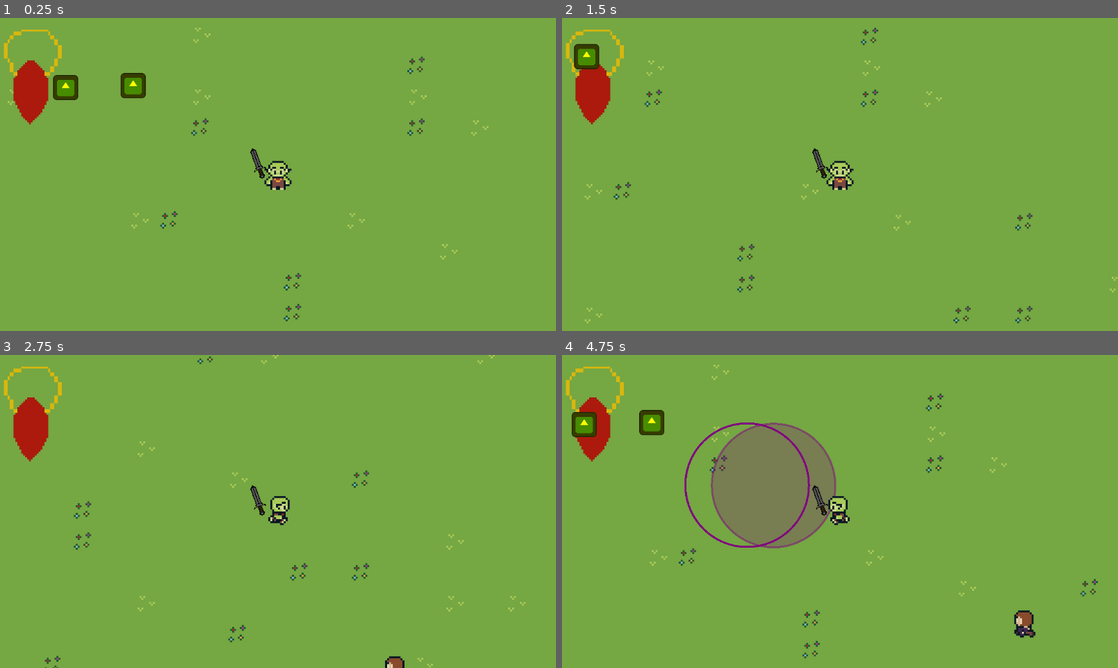
Above: before the commit, frames 1-4 (two rows, left to right).
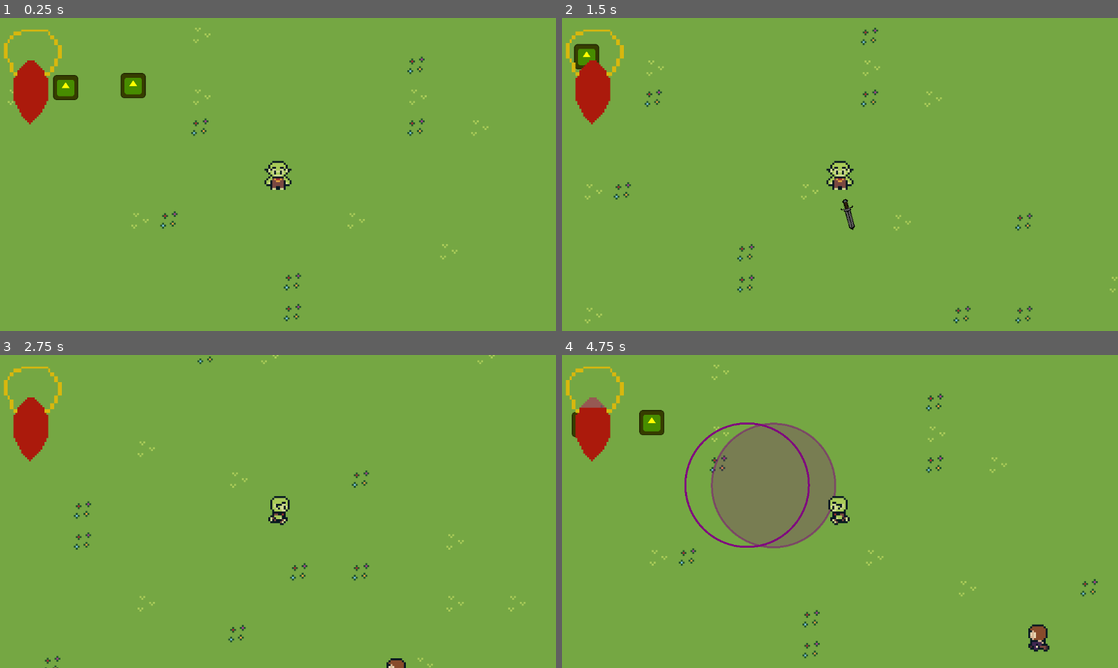
Above: after the commit, the same moments.

Repository: xstron/PSGJ15
Game: Godot game, scene res://Scenes/main.tscn
Same seed, same stepped clock (60 frames per second), same inputs: the game is played once before the commit and once after it. The engine's default icon, where the game draws it, is replaced by a stand-in: a white triangle on a blue panel in a dark square.
Inputs (mouse positions are in pixels of both pictures, inside the frame that each line leads up to):
- Up to frame 1 (0.25 s): no input
- Up to frame 2 (1.5 s): tap Enter at 0.5 s; move the mouse to (962, 158) at 0.52 s; press the mouse at (962, 158) at 0.53 s; hold D (Right) 0.53-1.28 s; tap Space (Attack, bound only after the commit) at 0.8, 1.35 s; move the mouse to (728, 190) at 1.27 s; release the mouse at (728, 190) at 1.28 s; hold S (Down) from 1.28 s (still down)
- Up to frame 3 (2.75 s): click (166, 527) at 1.55 s; move the mouse to (333, 442) at 2.02 s; release S (Down) at 2.03 s; hold D (Right) from 2.03 s (still down); hold E (Interact) from 2.03 s (still down); tap Space (Attack, bound only after the commit) at 2.3 s
- Up to frame 4 (4.75 s): move the mouse to (812, 574) at 2.77 s; release D (Right) at 2.78 s; release E (Interact) at 2.78 s; hold W (Up) 2.78-3.53 s; click (812, 574) at 2.85 s; move the mouse to (1006, 558) at 3.52 s; hold Right mouse button (Secondary) 3.53-4.28 s; hold A (Left) from 3.53 s (still down); tap Space (Attack, bound only after the commit) at 3.8 s; move the mouse to (673, 464) at 4.27 s; tap 1 (Spell 1) at 4.35 s; click (673, 464) at 4.55 s

The runs differ from the first frame. In frame 1, 0.1% of the frame differs, in the area x 44-48%, y 41-52%; in frame 2, 0.3%; in frame 3, 0.2%; in frame 4, 1.0%, in the area x 2-88%, y 13-95%.

Commit message:
Bug upon enemy death

Diff:
--- a/Scenes/enemy.tscn
+++ b/Scenes/enemy.tscn
@@ -300,6 +300,7 @@
 wall_min_slide_angle = 0.0
 script = ExtResource("1_wldaw")
 health = 25
+speed = 45.0
 
 [node name="HealthComponent" parent="." instance=ExtResource("1_v5vuk")]
 
--- a/Scenes/healthabr.tscn
+++ b/Scenes/healthabr.tscn
@@ -5,6 +5,7 @@
 [ext_resource type="Texture2D" uid="uid://bmmlkupaoino" path="res://Assets/health_over.png" id="2_upuvi"]
 
 [node name="HealthBar" type="Control"]
+z_index = 1
 layout_mode = 3
 anchors_preset = 15
 anchor_right = 1.0
--- a/Scenes/player.tscn
+++ b/Scenes/player.tscn
@@ -7,6 +7,7 @@
 [ext_resource type="PackedScene" uid="uid://b27f12hhekm8r" path="res://Scenes/healthabr.tscn" id="5_p280s"]
 [ext_resource type="Texture2D" uid="uid://bqvii7dowmwha" path="res://Assets/player_animation.png" id="6_pomfh"]
 [ext_resource type="PackedScene" uid="uid://bg5o48iug614v" path="res://Scenes/pointy_stick.tscn" id="7_p8dhy"]
+[ext_resource type="Script" path="res://Scripts/component_attack.gd" id="8_8sput"]
 
 [sub_resource type="RectangleShape2D" id="RectangleShape2D_kupff"]
 size = Vector2(18, 18)
@@ -295,34 +296,6 @@
 "name": &"run_w",
 "speed": 5.0
 }]
-
-[sub_resource type="Animation" id="Animation_0kvhd"]
-resource_name = "Attack_Left"
-length = 0.2
-tracks/0/type = "value"
-tracks/0/imported = false
-tracks/0/enabled = true
-tracks/0/path = NodePath("PointyStick:rotation")
-tracks/0/interp = 1
-tracks/0/loop_wrap = true
-tracks/0/keys = {
-"times": PackedFloat32Array(0, 0.2),
-"transitions": PackedFloat32Array(1, 1),
-"update": 0,
-"values": [-1.13446, -3.22886]
-}
-tracks/1/type = "value"
-tracks/1/imported = false
-tracks/1/enabled = true
-tracks/1/path = NodePath("PointyStick:position")
-tracks/1/interp = 1
-tracks/1/loop_wrap = true
-tracks/1/keys = {
-"times": PackedFloat32Array(0, 0.2),
-"transitions": PackedFloat32Array(1, 1),
-"update": 0,
-"values": [Vector2(-8.82065, -1.01327), Vector2(-8.821, 4.317)]
-}
 
 [sub_resource type="Animation" id="Animation_c4xht"]
 length = 0.001
@@ -336,7 +309,7 @@
 "times": PackedFloat32Array(0),
 "transitions": PackedFloat32Array(1),
 "update": 0,
-"values": [-1.13446]
+"values": [-2.35619]
 }
 tracks/1/type = "value"
 tracks/1/imported = false
@@ -348,12 +321,40 @@
 "times": PackedFloat32Array(0),
 "transitions": PackedFloat32Array(1),
 "update": 0,
-"values": [Vector2(-8.82065, -1.01327)]
+"values": [Vector2(-9.53674e-07, 13)]
+}
+
+[sub_resource type="Animation" id="Animation_0kvhd"]
+resource_name = "Attack_Save_Me"
+length = 0.4
+tracks/0/type = "value"
+tracks/0/imported = false
+tracks/0/enabled = true
+tracks/0/path = NodePath("PointyStick:rotation")
+tracks/0/interp = 1
+tracks/0/loop_wrap = true
+tracks/0/keys = {
+"times": PackedFloat32Array(0, 0.1, 0.2, 0.3, 0.4),
+"transitions": PackedFloat32Array(1, 1, 1, 1, 1),
+"update": 0,
+"values": [-2.35619, -3.92699, -5.49779, -7.06858, -8.63938]
+}
+tracks/1/type = "value"
+tracks/1/imported = false
+tracks/1/enabled = true
+tracks/1/path = NodePath("PointyStick:position")
+tracks/1/interp = 1
+tracks/1/loop_wrap = true
+tracks/1/keys = {
+"times": PackedFloat32Array(0, 0.1, 0.2, 0.3, 0.4),
+"transitions": PackedFloat32Array(1, 1, 1, 1, 1),
+"update": 0,
+"values": [Vector2(-19, 0), Vector2(-4.76837e-07, 19), Vector2(19, 0), Vector2(4.91738e-07, -19), Vector2(-19, 4.76837e-07)]
 }
 
 [sub_resource type="AnimationLibrary" id="AnimationLibrary_pm84k"]
 _data = {
-"Attack_Left": SubResource("Animation_0kvhd"),
+"Attack_Save_Me": SubResource("Animation_0kvhd"),
 "RESET": SubResource("Animation_c4xht")
 }
 
@@ -410,9 +411,11 @@
 }
 
 [node name="PointyStick" parent="." instance=ExtResource("7_p8dhy")]
-position = Vector2(-8.82065, -1.01327)
-rotation = -1.13446
+position = Vector2(-9.53674e-07, 13)
+rotation = -2.35619
+script = ExtResource("8_8sput")
 
 [connection signal="area_entered" from="HitboxComponent" to="." method="_on_hitbox_component_area_entered"]
 [connection signal="area_exited" from="InteractionArea" to="." method="_on_interaction_area_area_exited"]
 [connection signal="timeout" from="SpellTimer" to="." method="_on_spell_timer_timeout"]
+[connection signal="area_entered" from="PointyStick" to="." method="_on_pointy_stick_area_entered"]
--- a/Scenes/pointy_stick.tscn
+++ b/Scenes/pointy_stick.tscn
@@ -1,11 +1,17 @@
-[gd_scene load_steps=3 format=3 uid="uid://bg5o48iug614v"]
+[gd_scene load_steps=5 format=3 uid="uid://bg5o48iug614v"]
 
 [ext_resource type="Texture2D" uid="uid://d3j4dao83c8rn" path="res://Assets/sword_player.png" id="1_eq1n7"]
+[ext_resource type="PackedScene" uid="uid://bnvc66ohoh8v5" path="res://Scenes/component_attack.tscn" id="2_yjhap"]
 
 [sub_resource type="RectangleShape2D" id="RectangleShape2D_ienid"]
 size = Vector2(3.27665, 9.8514)
 
+[sub_resource type="RectangleShape2D" id="RectangleShape2D_6bpma"]
+size = Vector2(2.91421, 9.94975)
+
 [node name="PointyStick" type="Area2D"]
+collision_layer = 16
+collision_mask = 2
 
 [node name="Sprite2D" type="Sprite2D" parent="."]
 scale = Vector2(0.6, 0.6)
@@ -17,3 +23,11 @@
 rotation = 0.785398
 scale = Vector2(1, 1)
 shape = SubResource("RectangleShape2D_ienid")
+
+[node name="AttackComponent" parent="." instance=ExtResource("2_yjhap")]
+
+[node name="CollisionShape2D" type="CollisionShape2D" parent="AttackComponent"]
+position = Vector2(5, -5)
+rotation = 0.785398
+scale = Vector2(1, 1)
+shape = SubResource("RectangleShape2D_6bpma")
--- a/Scripts/player_controller.gd
+++ b/Scripts/player_controller.gd
@@ -6,6 +6,9 @@
 @export var max_cast_distance: float = 50
 @onready var current_health = health
 @onready var health_progress = 0
+@onready var animation = $AnimationPlayer
+@onready var weapon = $PointyStick
+var is_Attacking: bool = false
 
 
 @onready var animated = $AnimatedSprite2D
@@ -28,7 +31,7 @@
 
 func _ready():
 	$HealthComponent.health = health
-
+	weapon.visible = false
 
 func _process(_delta: float):
 	pass
@@ -87,6 +90,9 @@
 
 	if event.is_action_pressed("Primary"):
 		if selected_potion >= 0 and can_cast:
+			current_health -= 8
+			health_progress += 8
+			$HealthBar.set_value(health_progress)
 			var potion_area = POTION_AREA_SCENE.instantiate()
 			var pos = get_global_mouse_position()
 			var rel_pos = pos - global_position
@@ -102,6 +108,16 @@
 	if event.is_action_pressed("Interact"):
 		if interaction_current != null:
 			interaction_current.interact()
+
+	if event. is_action_pressed("Attack"):
+		animation.play("Attack_Save_Me")
+		is_Attacking = true
+		weapon.visible = true
+		await animation.animation_finished
+		weapon.visible = false
+		is_Attacking = false
+
+
 
 func _draw():
 	if draw_potion_hint:
@@ -129,3 +145,15 @@
 
 func _on_spell_timer_timeout():
 	can_cast = true
+
+
+func _on_pointy_stick_area_entered(area):
+	if area.name == "HitboxComponent" \
+	and  is_Attacking == true:
+		$HealthComponent.take_damage($PointyStick/AttackComponent.damage, "Something")
+		print($HealthComponent.health)
+		if $HealthComponent.health <= 0:
+			current_health += 5
+			health_progress -= 5
+			$HealthBar.set_value(health_progress)
+			print(current_health)
--- /dev/null
+++ b/Scripts/pointy_stick.gd
@@ -0,0 +1 @@
+extends Area2D
--- a/project.godot
+++ b/project.godot
@@ -80,6 +80,11 @@
 "events": [Object(InputEventKey,"resource_local_to_scene":false,"resource_name":"","device":-1,"window_id":0,"alt_pressed":false,"shift_pressed":false,"ctrl_pressed":false,"meta_pressed":false,"pressed":false,"keycode":0,"physical_keycode":69,"key_label":0,"unicode":101,"echo":false,"script":null)
 ]
 }
+Attack={
+"deadzone": 0.5,
+"events": [Object(InputEventKey,"resource_local_to_scene":false,"resource_name":"","device":-1,"window_id":0,"alt_pressed":false,"shift_pressed":false,"ctrl_pressed":false,"meta_pressed":false,"pressed":false,"keycode":0,"physical_keycode":32,"key_label":0,"unicode":32,"echo":false,"script":null)
+]
+}
 
 [layer_names]
 
Not shown, added: Build/index.png.import
Not shown: 1 places in Scenes/player.tscn that only renumber resources
